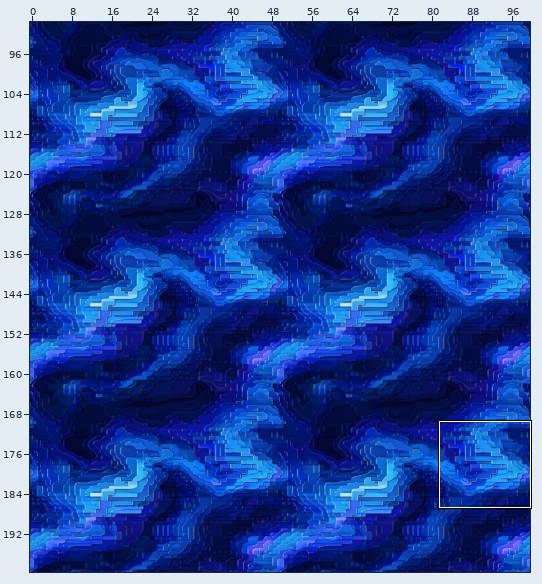
A Tiled map (JSON) gets an edit: src/assets/maps/level1.json. The picture above shows the old version from afar; the outline marks the close-up.
Close-up. Before the commit:
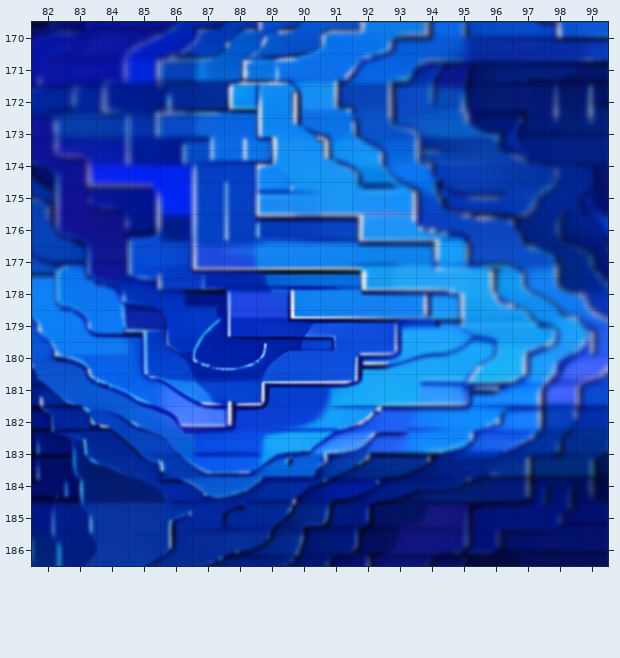
Cells are 32x32 px. Shown: x 82..99, y 170..186. The commit also changed other parts of the map, which this record leaves out.
Now the later version:
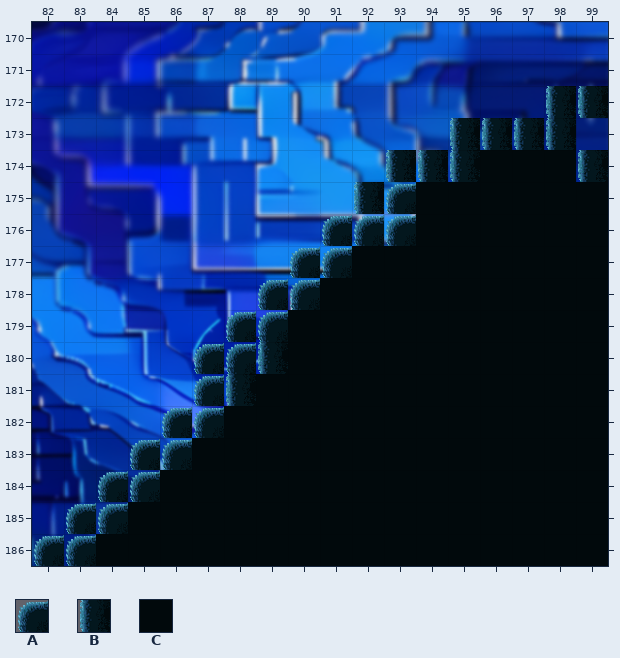
Key: from "black_and_blue": A 102, B 118, C 119.
_ is an empty cell.
Changes in this commit:
{"where": "layer \"Obstacles\""}
{"y":172,"x":98,"old":"__","new":"BB"}
{"y":173,"x":95,"old":"____","new":"BBBB"}
{"y":174,"x":93,"old":"_______","new":"BBBCCCB"}
{"y":175,"x":92,"old":"________","new":"BACCCCCC"}
{"y":176,"x":91,"old":"_________","new":"AAACCCCCC"}
{"y":177,"x":90,"old":"__________","new":"AACCCCCCCC"}
{"y":178,"x":89,"old":"___________","new":"AACCCCCCCCC"}
{"y":179,"x":88,"old":"____________","new":"AACCCCCCCCCC"}
{"y":180,"x":87,"old":"_____________","new":"AABCCCCCCCCCC"}
{"y":181,"x":87,"old":"_____________","new":"ABCCCCCCCCCCC"}
{"y":182,"x":86,"old":"______________","new":"AACCCCCCCCCCCC"}
{"y":183,"x":85,"old":"_______________","new":"AACCCCCCCCCCCCC"}
{"y":184,"x":84,"old":"________________","new":"AACCCCCCCCCCCCCC"}
{"y":185,"x":83,"old":"_________________","new":"AACCCCCCCCCCCCCCC"}
{"y":186,"x":82,"old":"__________________","new":"AACCCCCCCCCCCCCCCC"}
{"label":"added","picture_box":[34,86,608,566]}
